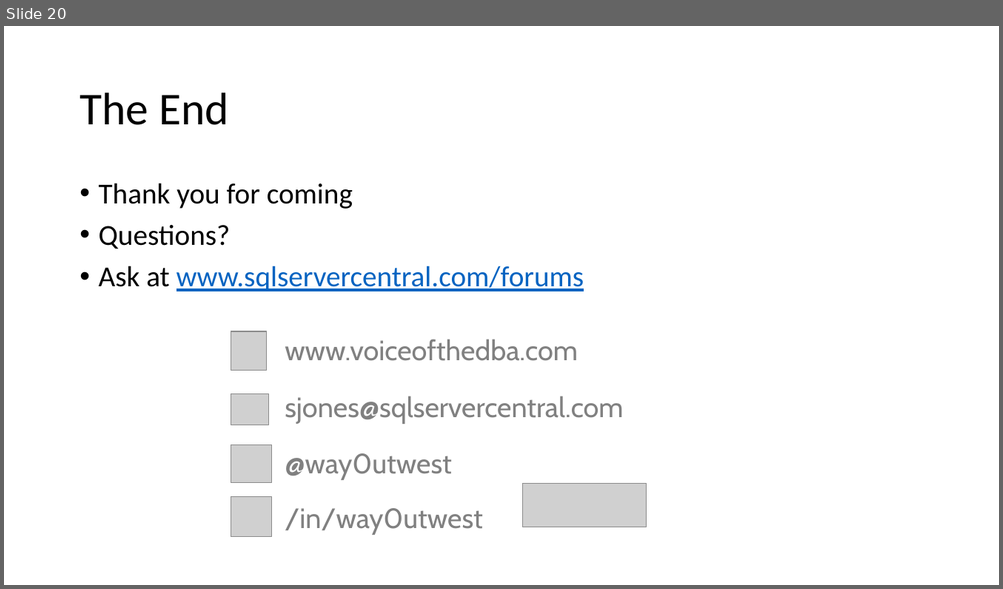
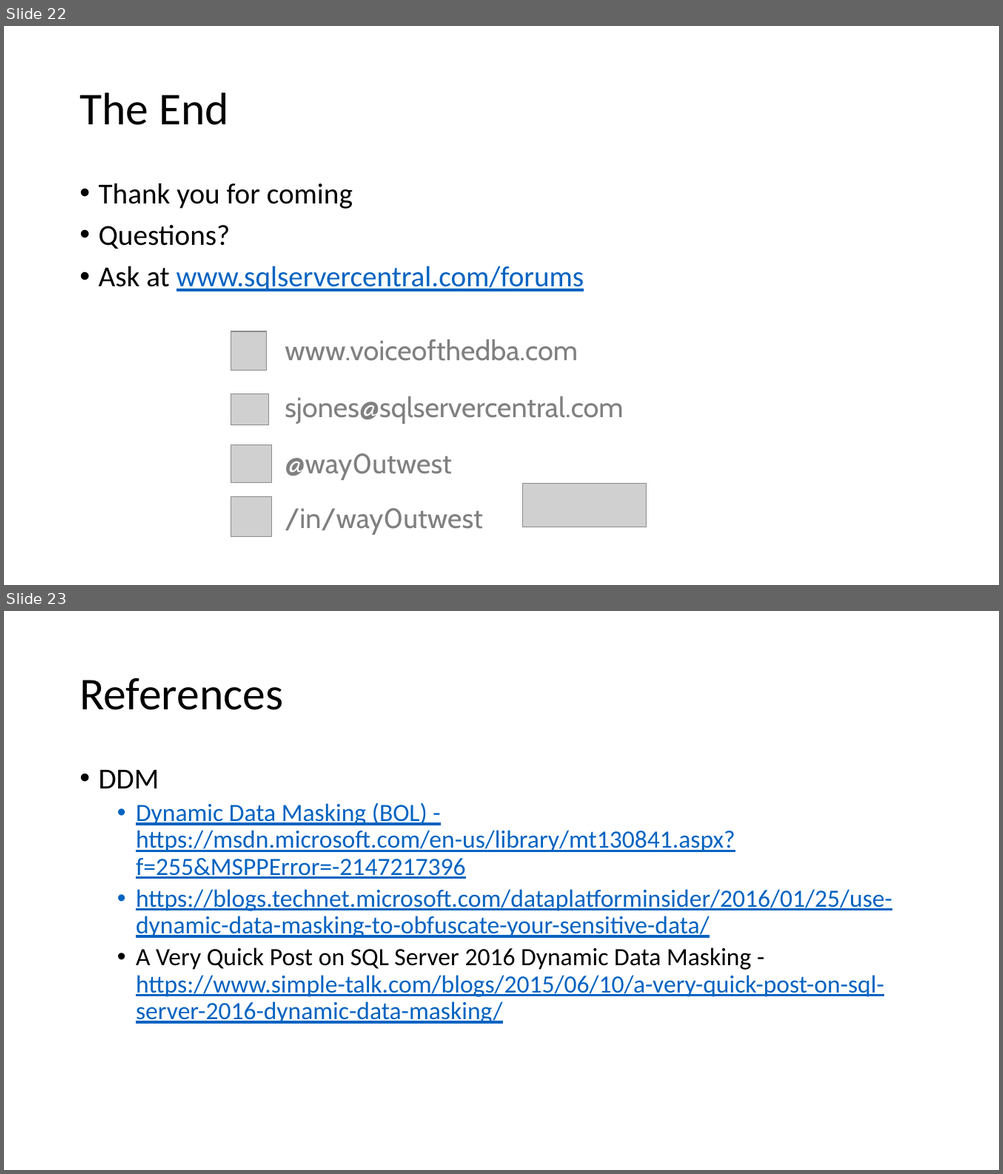
Before and after one commit to way0utwest/EndtoEndEncryptedSQL2016, a slide deck: end to end encryption with SQL 2016.pptx. Shown one above the other, each under a label of ours: slide 20 before the commit, slides 22 and 23 after it. The pictures are 1003x589 and 1003x1174 pixels, drawn with LibreOffice and Linux fonts; fonts in the diff are those of the drawing; grey boxes stand for pictures. Boxes give left, top, right and bottom in pixels: in the first picture for what was removed or moved away, otherwise in the second. Text is boxed around its words. In the diff, an @@ line names an element or a change of style, - is before the commit and + after.

```diff
--- a/end to end encryption with SQL 2016.pptx
+++ b/end to end encryption with SQL 2016.pptx
@@ slide 23 added at (x1=4, y1=611, x2=999, y2=1170), background #FFFFFF @@
@@ title added at (x1=79, y1=678, x2=283, y2=710), 44 pt, text #000000 @@
+References
@@ text added at (x1=99, y1=770, x2=892, y2=1024), 24 pt, text #0563C1, underline @@
+• DDM
+  • Dynamic Data Masking (BOL) - https://msdn.microsoft.com/en-us/library/mt130841.aspx?f=255&MSPPError=-2147217396
+  • https://blogs.technet.microsoft.com/dataplatforminsider/2016/01/25/use-dynamic-data-masking-to-obfuscate-your-sensitive-data/
+  • A Very Quick Post on SQL Server 2016 Dynamic Data Masking - https://www.simple-talk.com/blogs/2015/06/10/a-very-quick-post-on-sql-server-2016-dynamic-data-masking/
@@ what was slide 20 is now slide 22 @@
```
Also in this commit, not shown: 1 slide changed, 3 other slides added, 5 other files.
